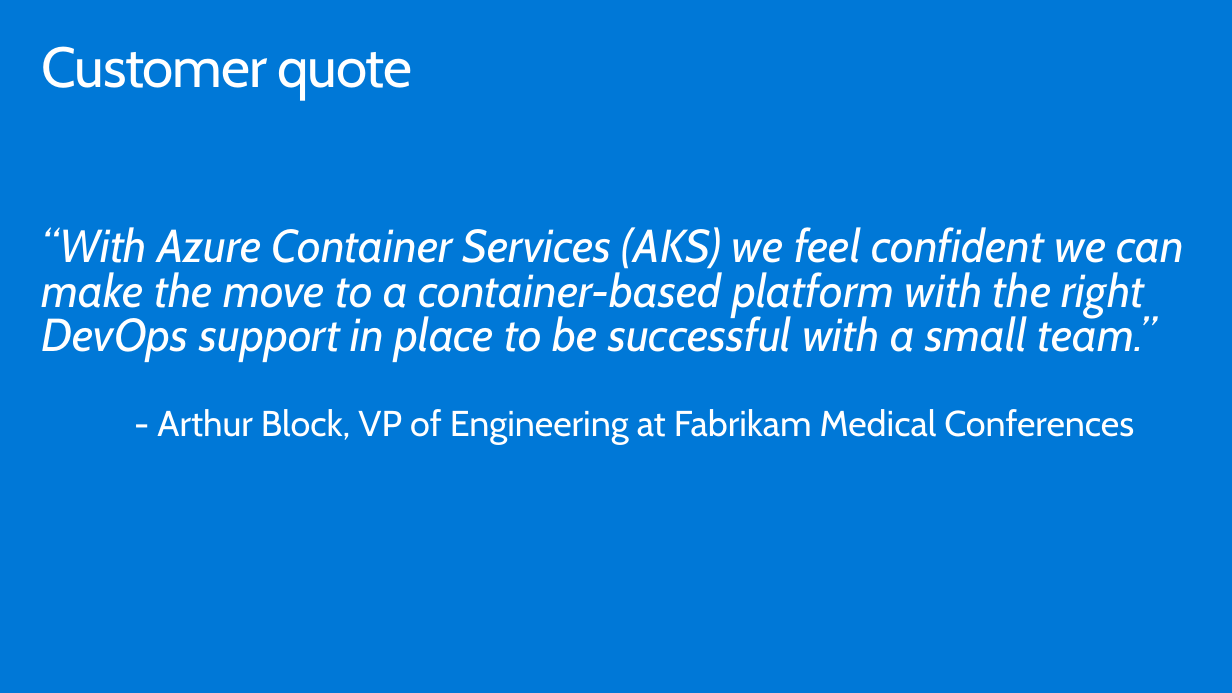
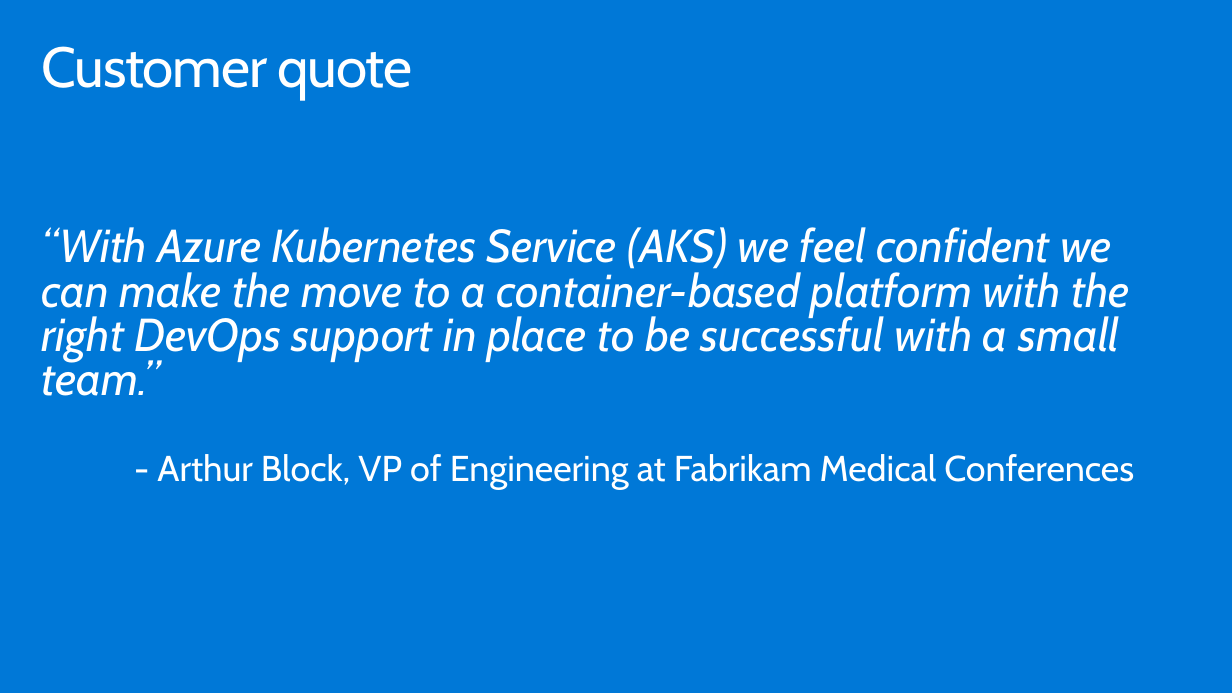
Before and after one commit to yaoshixin007/MCW-Containers-and-DevOps, a slide deck: slide 23 of WDS/Whiteboard design session trainer presentation - Containers and DevOps.pptx. Drawn at 1232x693 pixels with LibreOffice and Linux fonts; fonts in the diff are those of the drawing. Boxes give left, top, right and bottom in pixels: in the first picture for what was removed or moved away, otherwise in the second. Text is boxed around its words. In the diff, an @@ line names an element or a change of style, - is before the commit and + after.

```diff
--- a/WDS/Whiteboard design session trainer presentation - Containers and DevOps.pptx
+++ b/WDS/Whiteboard design session trainer presentation - Containers and DevOps.pptx
@@ text at (42, 227, 1129, 396): text changed @@
-“With Azure Container Services (AKS) we feel confident we can make the move to a container-based platform with the right DevOps support in place to be successful with a small team.”
+“With Azure Kubernetes Service (AKS) we feel confident we can make the move to a container-based platform with the right DevOps support in place to be successful with a small team.”
```
Also in this commit, not shown: 6 other slides changed.
